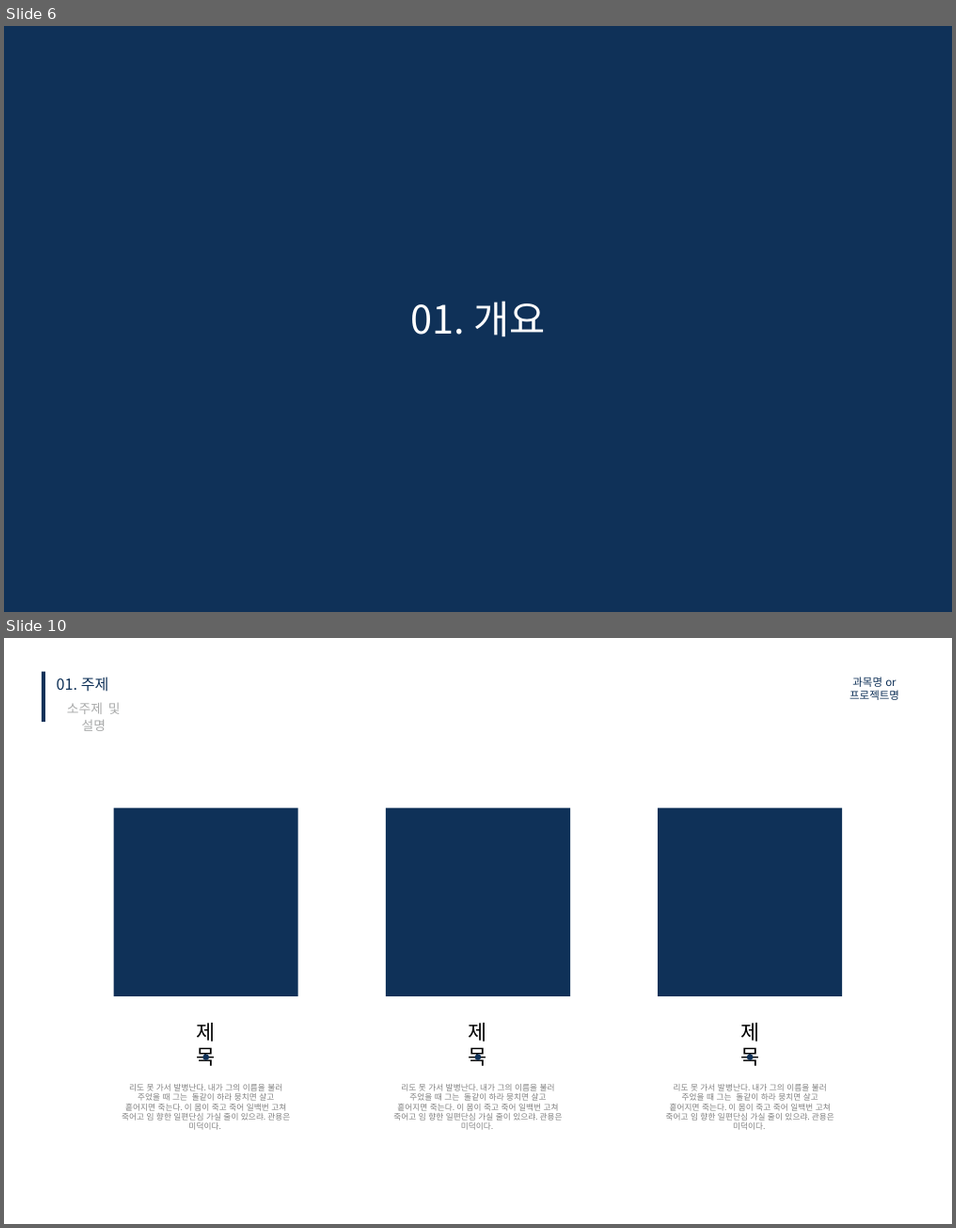
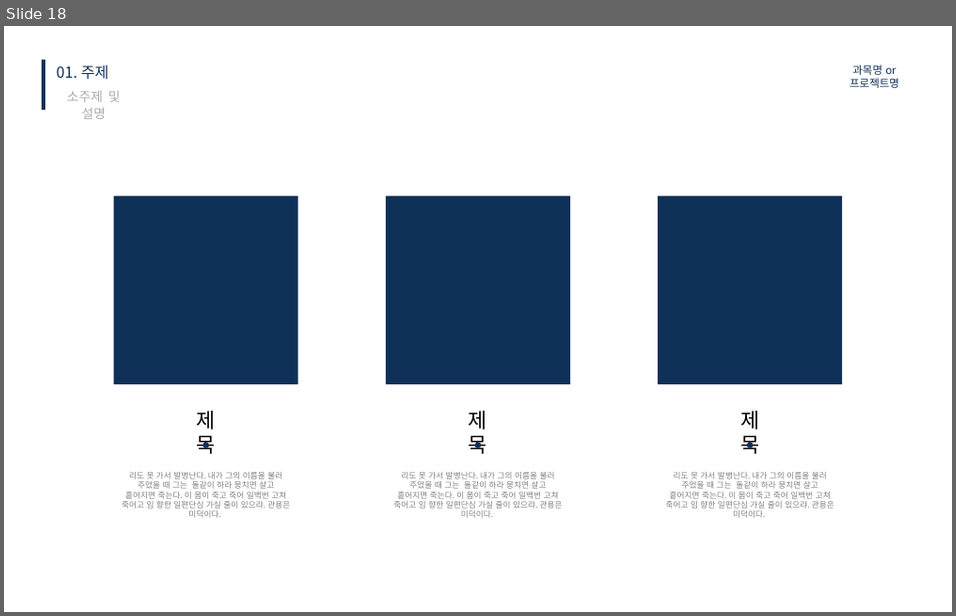
Before and after one commit to kimkyowon/Capstone_Design, a slide deck: 1.PrecisionLandingModule/1.ReasearchNote/FinalReport/캡스톤디자인 최종 발표 ICT융합학부 2018045323 김교원.pptx. Shown one above the other, each under a label of ours: slides 6 and 10 before the commit, slide 18 after it; the slides between them are not shown. The pictures are 956x1228 and 956x616 pixels, drawn with LibreOffice and Linux fonts; fonts in the diff are those of the drawing. Boxes give left, top, right and bottom in pixels: in the first picture for what was removed or moved away, otherwise in the second. Text is boxed around its words. In the diff, an @@ line names an element or a change of style, - is before the commit and + after.

```diff
--- a/1.PrecisionLandingModule/1.ReasearchNote/FinalReport/캡스톤디자인 최종 발표 ICT융합학부 2018045323 김교원.pptx
+++ b/1.PrecisionLandingModule/1.ReasearchNote/FinalReport/캡스톤디자인 최종 발표 ICT융합학부 2018045323 김교원.pptx
@@ slide 6 removed at (x1=4, y1=26, x2=952, y2=612), background #FFFFFF @@
@@ rectangle removed at (x1=4, y1=26, x2=952, y2=612) @@
@@ text removed at (x1=410, y1=300, x2=544, y2=337) @@
-01. 개요
@@ what was slide 10 is now slide 18 @@
```
Also in this commit, not shown: 2 slides changed, 12 slides added, 4 other slides removed, 3 other files.
